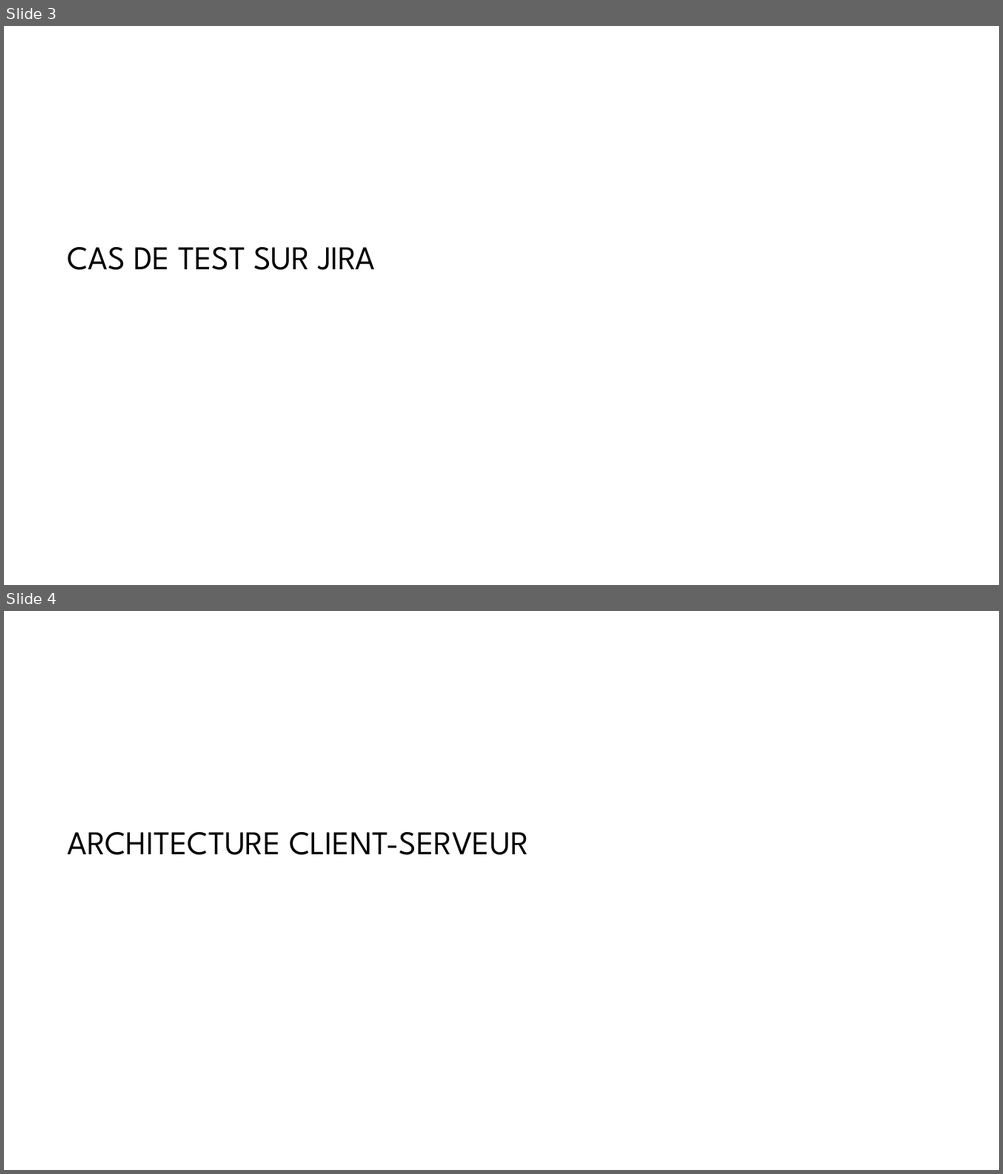
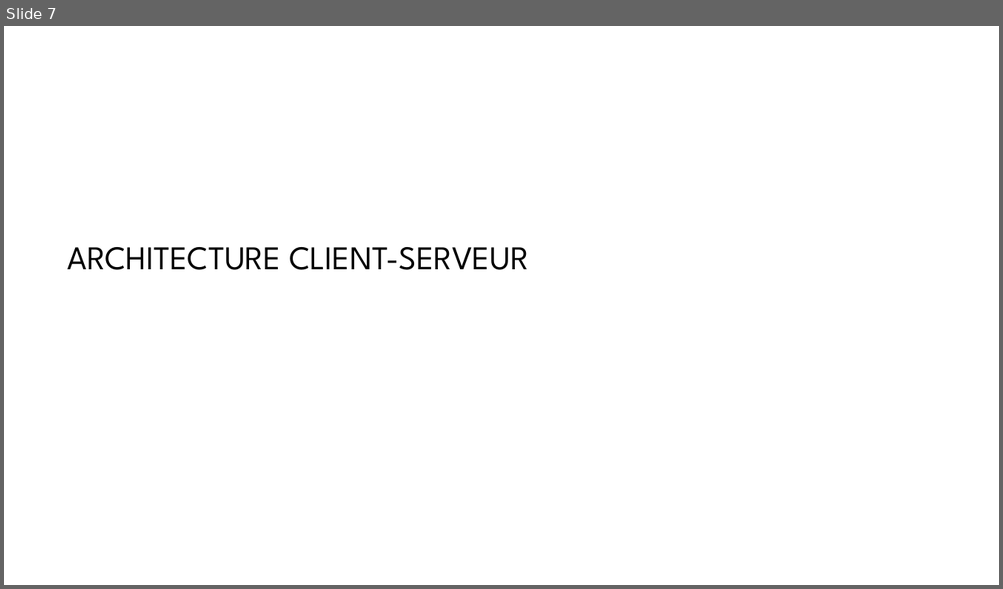
Before and after one commit to khameds/react_vite_blog_testing, a slide deck: presentation/presentation.pptx. Shown one above the other, each under a label of ours: slides 3 and 4 before the commit, slide 7 after it. The pictures are 1003x1174 and 1003x589 pixels, drawn with LibreOffice and Linux fonts; fonts in the diff are those of the drawing; background and template pictures are left out. Boxes give left, top, right and bottom in pixels: in the first picture for what was removed or moved away, otherwise in the second. Text is boxed around its words. In the diff, an @@ line names an element or a change of style, - is before the commit and + after.

```diff
--- a/presentation/presentation.pptx
+++ b/presentation/presentation.pptx
@@ slide 3 removed at bbox=[4, 26, 999, 585], background #FFFFFF @@
@@ title removed at bbox=[68, 247, 375, 270] @@
-CAS DE TEST SUR JIRA
@@ what was slide 4 is now slide 7 @@
```
Also in this commit, not shown: 2 slides changed, 4 slides added, 1 other slide removed, 19 other files.
